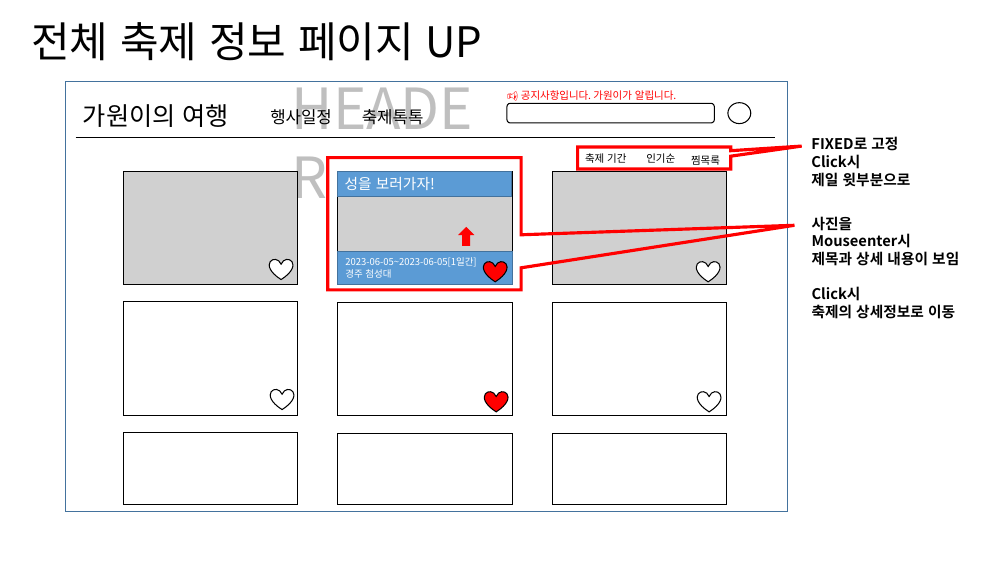
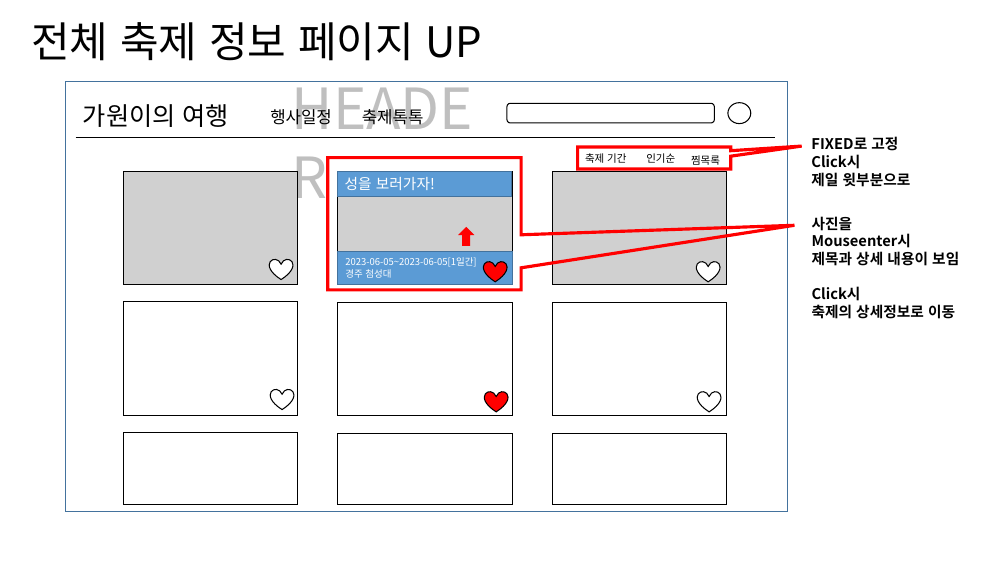
Before and after one commit to PHP-506-1-FESTIVAL/prototype, a slide deck: slide 4 of docs/pagesketch.pptx. Drawn at 1008x567 pixels with LibreOffice and Linux fonts; fonts in the diff are those of the drawing; grey boxes stand for pictures. Boxes give left, top, right and bottom in pixels: in the first picture for what was removed or moved away, otherwise in the second. Text is boxed around its words. In the diff, an @@ line names an element or a change of style, - is before the commit and + after.

```diff
--- a/docs/pagesketch.pptx
+++ b/docs/pagesketch.pptx
@@ text removed at (521,90,676,100) @@
-📢 공지사항입니다. 가원이가 알립니다.
```
Also in this commit, not shown: 4 other slides changed.
